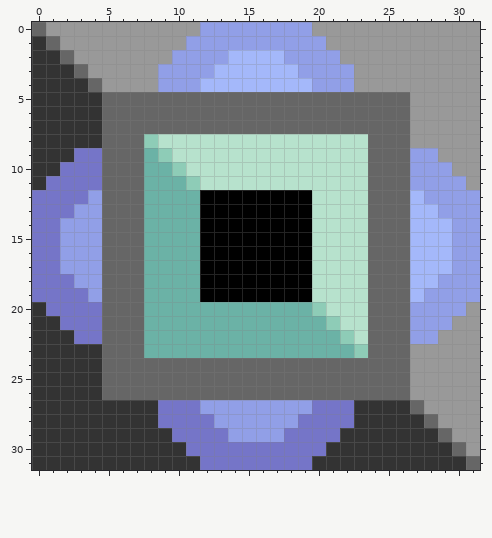
Two versions of one pixel-art sprite, sprites/blocks/liquids/fluxpump.png. Above: the version before the commit.
The file is 32x32 pixels.
Once edited:
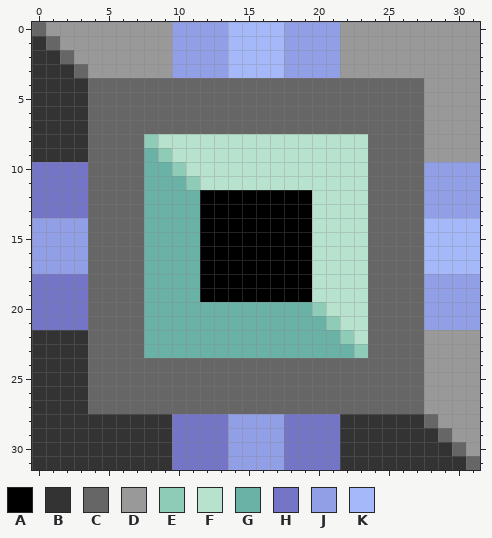
Palette (. is transparent): A #000000  B #333333  C #666666  D #999999  E #8eccb7  F #b7e2cd  G #6bb2a6  H #7575c8  J #919fe7  K #a4b8fa
Changes in this commit:
y 0: x 10..11 DD -> JJ; x 14..17 JJJJ -> KKKK; x 20..21 DD -> JJ
y 1: x 10 D -> J; x 14..17 JJJJ -> KKKK; x 21 D -> J
y 3: x 9 J -> D; x 13 K -> J; x 18 K -> J; x 22 J -> D
y 4: x 5..27 DDDDJJJKKKKKKKKJJJDDDDD -> CCCCCCCCCCCCCCCCCCCCCCC
y 5..8: x 4 B -> C; x 27 D -> C
y 9: x 3..4 HH -> BC; x 27..28 JJ -> CD
y 10: x 0..1 BB -> HH; x 4 H -> C; x 27 J -> C; x 30..31 DD -> JJ
y 11: x 0 B -> H; x 4 H -> C; x 27 J -> C; x 31 D -> J
y 12: x 4 J -> C; x 27 K -> C
y 13: x 3..4 JJ -> HC; x 27..28 KK -> CJ
y 14..17: x 0..1 HH -> JJ; x 4 J -> C; x 27 K -> C; x 30..31 JJ -> KK
y 18: x 3..4 JJ -> HC; x 27..28 KK -> CJ
y 19: x 4 J -> C; x 27 K -> C
y 20: x 0 B -> H; x 4 H -> C; x 27 J -> C; x 31 D -> J
y 21: x 0..1 BB -> HH; x 4 H -> C; x 27 J -> C; x 30..31 DD -> JJ
y 22: x 3..4 HH -> BC; x 27..28 JJ -> CD
y 23..26: x 4 B -> C; x 27 D -> C
y 27: x 4..26 BBBBBHHHJJJJJJJJHHHBBBB -> CCCCCCCCCCCCCCCCCCCCCCC
y 28: x 9 H -> B; x 13 J -> H; x 18 J -> H; x 22 H -> B
y 30: x 10 B -> H; x 14..17 HHHH -> JJJJ; x 21 B -> H
y 31: x 10..11 BB -> HH; x 14..17 HHHH -> JJJJ; x 20..21 BB -> HH
Boxes around the changes in both pictures, in picture pixels (x1, y1, x2, y2):
changed: (32, 22, 480, 470)
